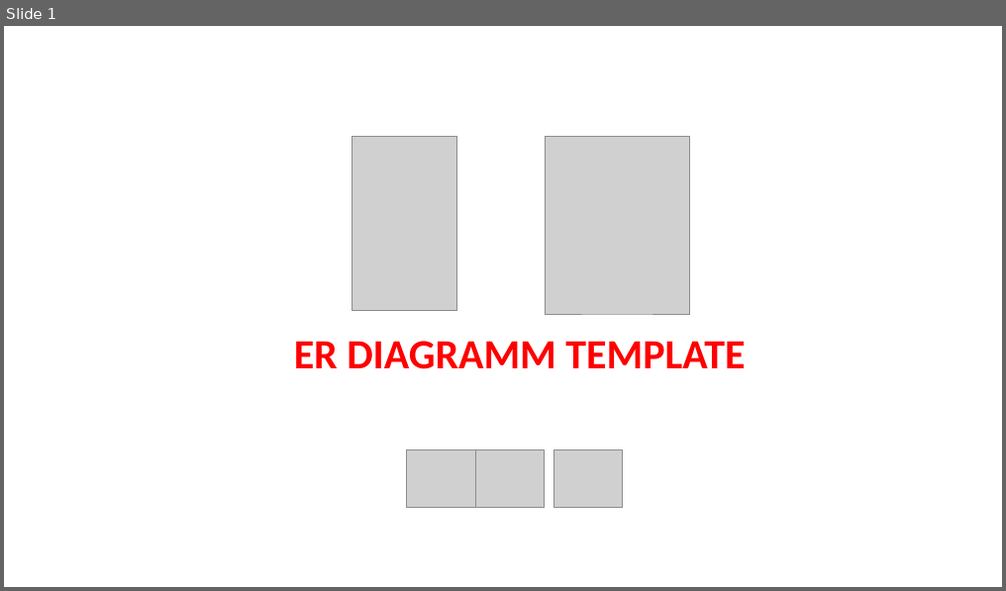
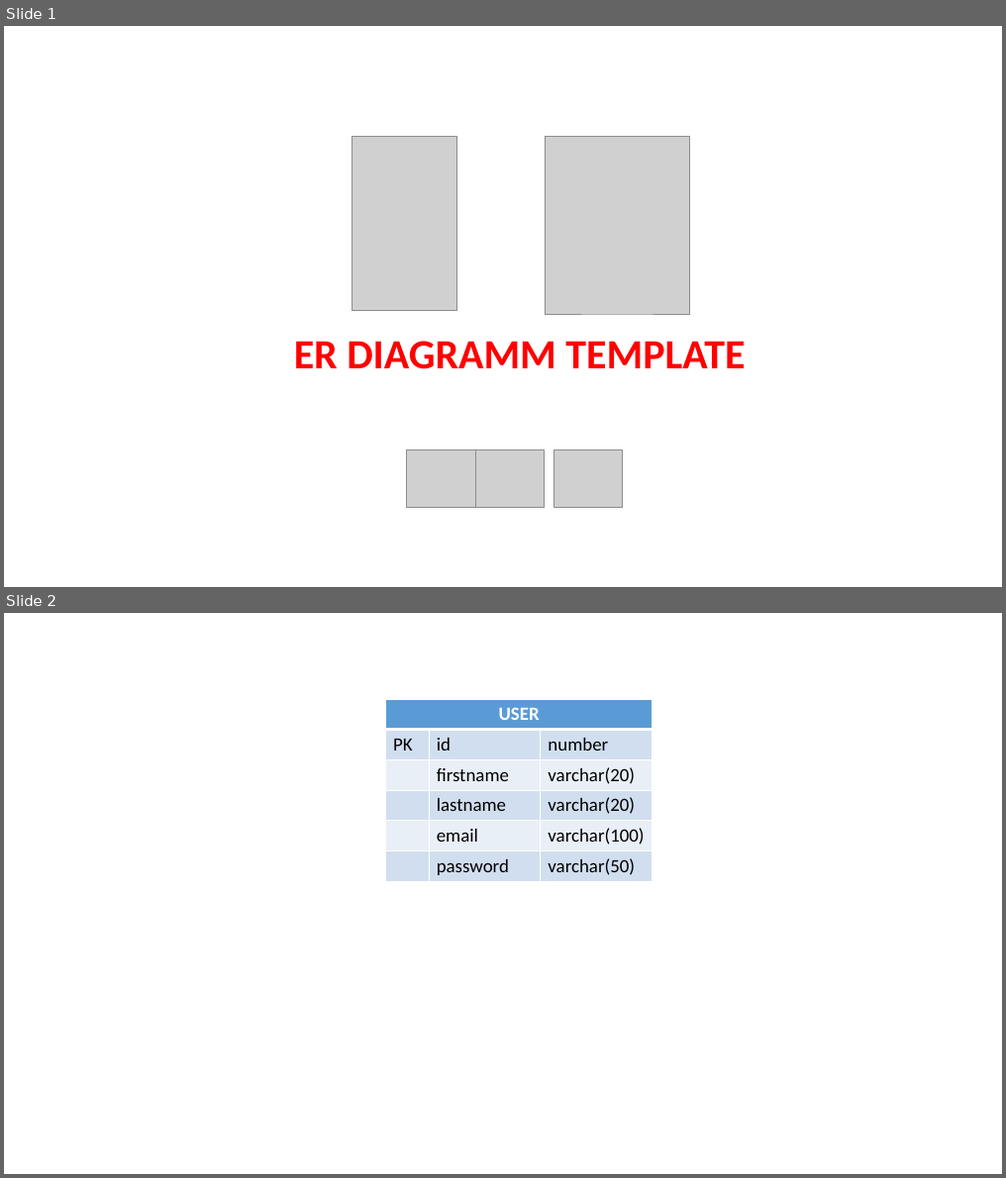
Before and after one commit to pnc-virtual-company/2021-G4-V2-PART1, a slide deck: docs/ER-DIAGRAM.pptx. Shown one above the other, each under a label of ours: slide 1 before the commit, slides 1 and 2 after it. The pictures are 1006x591 and 1006x1178 pixels, drawn with LibreOffice and Linux fonts; fonts in the diff are those of the drawing; grey boxes stand for pictures. Boxes give left, top, right and bottom in pixels: in the first picture for what was removed or moved away, otherwise in the second. Text is boxed around its words. In the diff, an @@ line names an element or a change of style, - is before the commit and + after.

Commit message:
Added ERD

```diff
--- a/docs/ER-DIAGRAM.pptx
+++ b/docs/ER-DIAGRAM.pptx
@@ slide 2 added at (4, 613, 1002, 1174), background #FFFFFF @@
@@ table added at (386, 699, 652, 881), 6 rows, 3 columns @@
+USER |  | 
+PK | id | number
+ | firstname | varchar(20)
+ | lastname | varchar(20)
+ | email | varchar(100)
+ | password | varchar(50)
```
Also in this commit, not shown: 1 slide removed.
